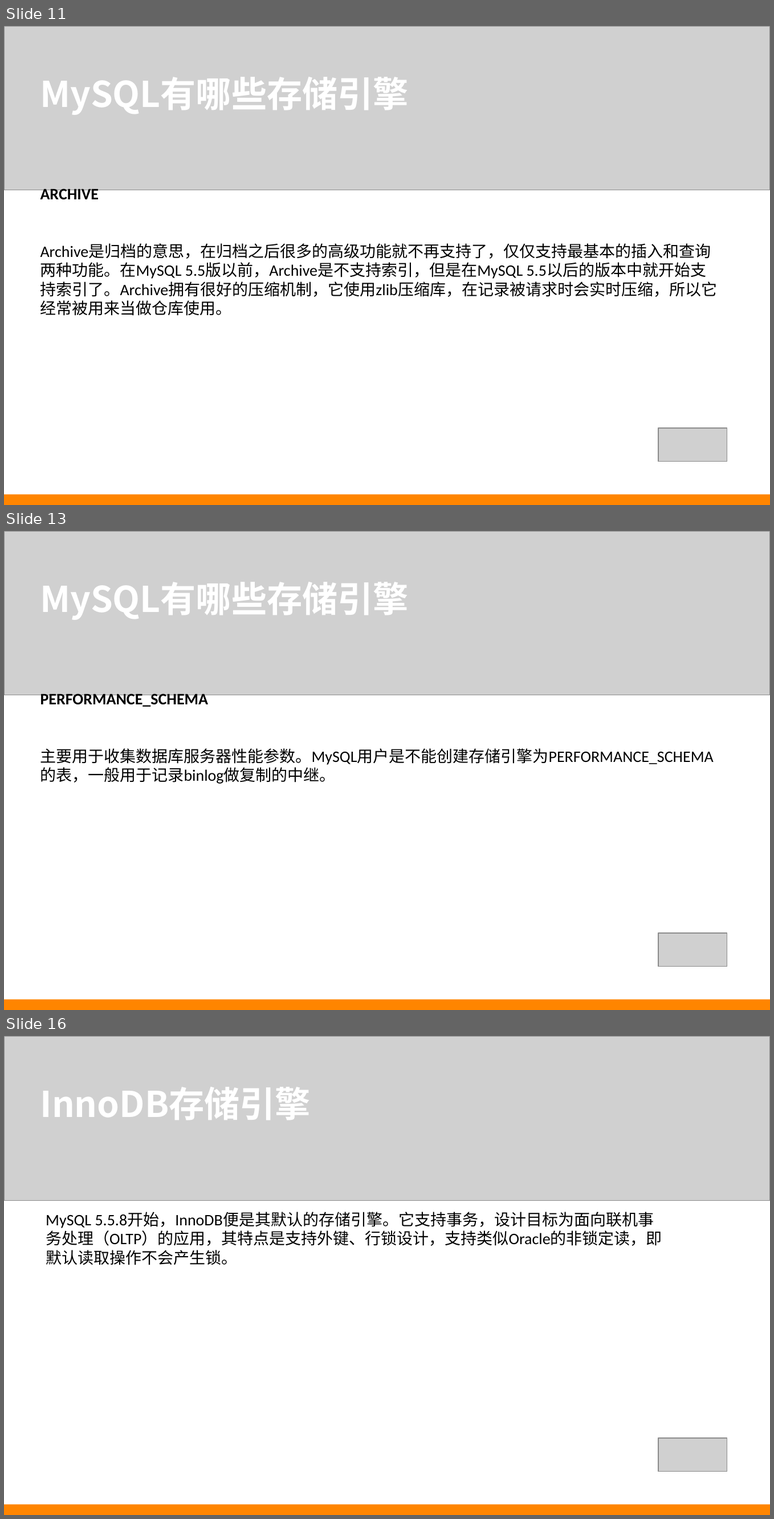
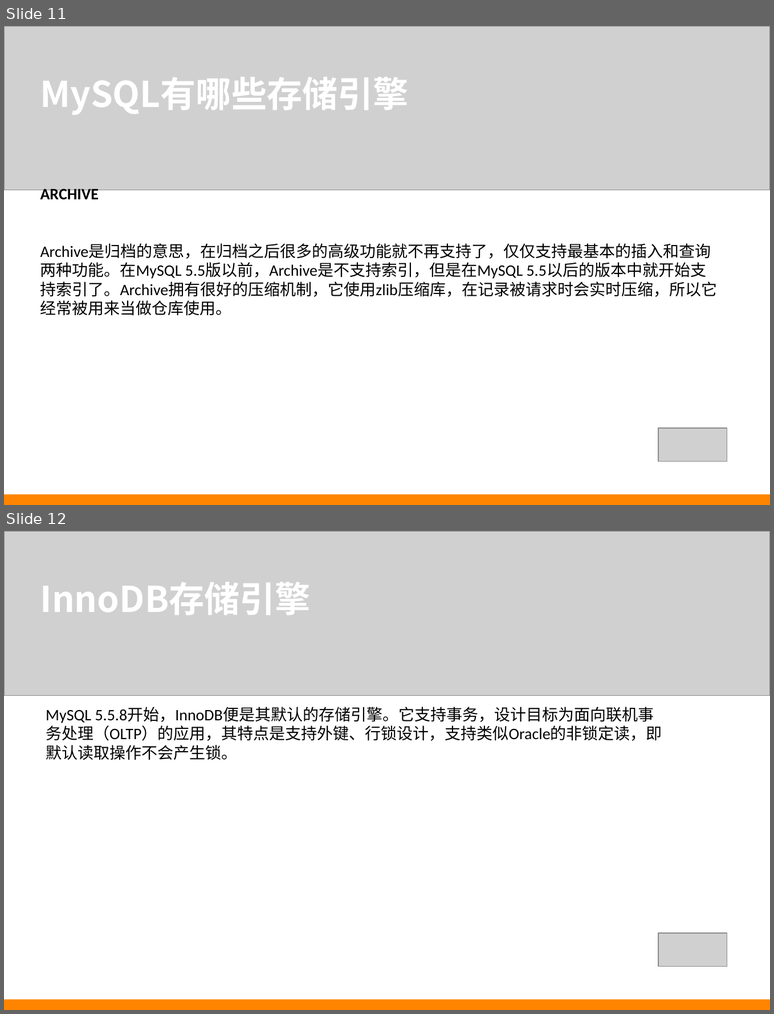
Before and after one commit to iez1784/mysql, a slide deck: ppt/Mysql_InnoDB.ppt. Shown one above the other, each under a label of ours: slides 11, 13 and 16 before the commit, slides 11 and 12 after it; the slides between them are not shown. The pictures are 774x1519 and 774x1014 pixels, drawn with LibreOffice and Linux fonts; fonts in the diff are those of the drawing; grey boxes stand for pictures. Boxes give left, top, right and bottom in pixels: in the first picture for what was removed or moved away, otherwise in the second. Text is boxed around its words. In the diff, an @@ line names an element or a change of style, - is before the commit and + after.

```diff
--- a/ppt/Mysql_InnoDB.ppt
+++ b/ppt/Mysql_InnoDB.ppt
@@ slide 13 removed at box(4, 531, 770, 1010), background #FFFFFF @@
@@ picture removed at box(4, 531, 770, 695) @@
@@ text removed at box(40, 582, 408, 620) @@
-MySQL有哪些存储引擎
@@ text removed at box(40, 693, 714, 784) @@
-PERFORMANCE_SCHEMA
-主要用于收集数据库服务器性能参数。MySQL用户是不能创建存储引擎为PERFORMANCE_SCHEMA的表，一般用于记录binlog做复制的中继。
@@ picture removed at box(658, 933, 727, 967) @@
@@ rectangle removed at box(4, 999, 770, 1010) @@
@@ what was slide 16 is now slide 12 @@
```
Also in this commit, not shown: 1 slide changed, 11 slides added, 4 other slides removed.
